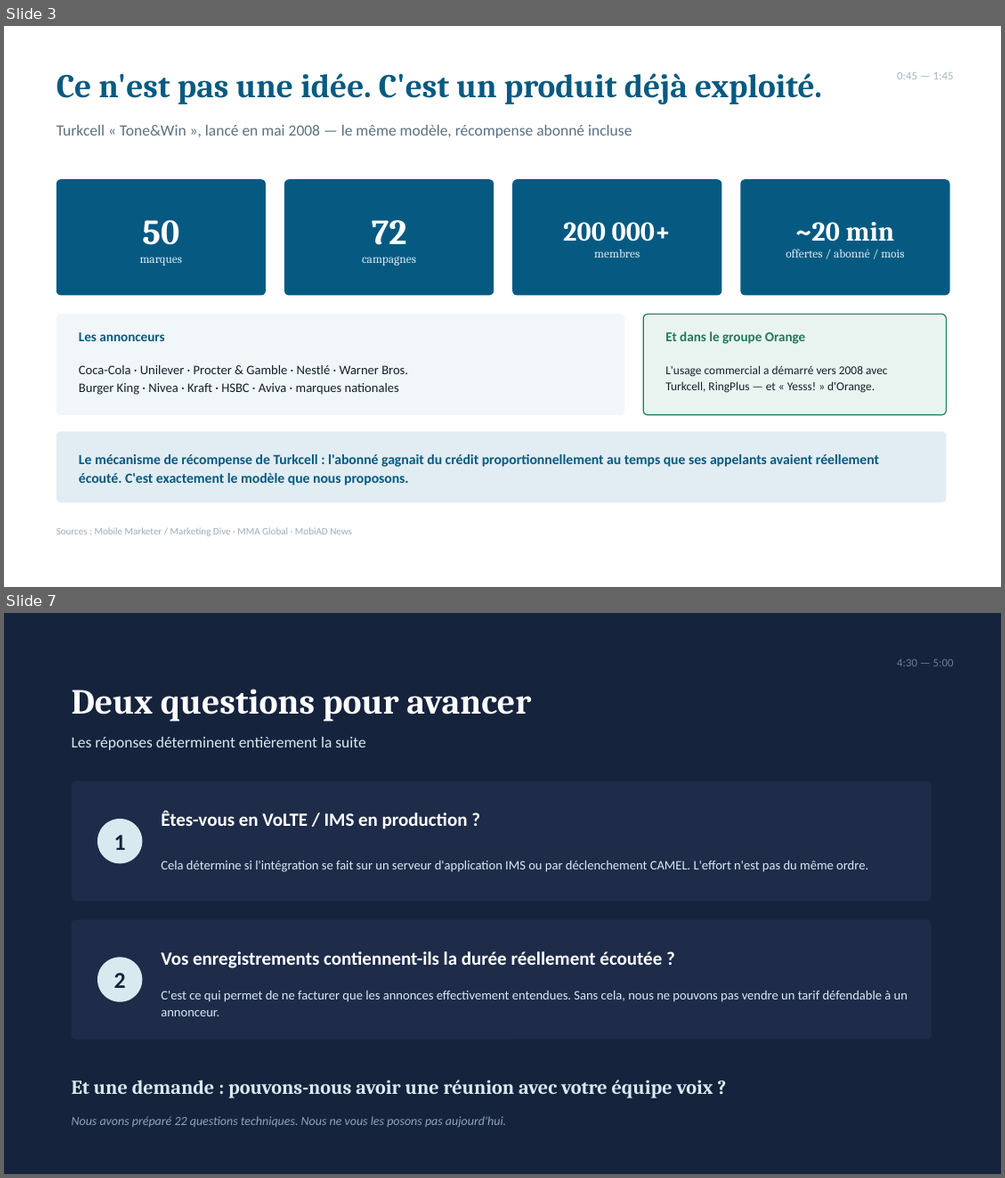
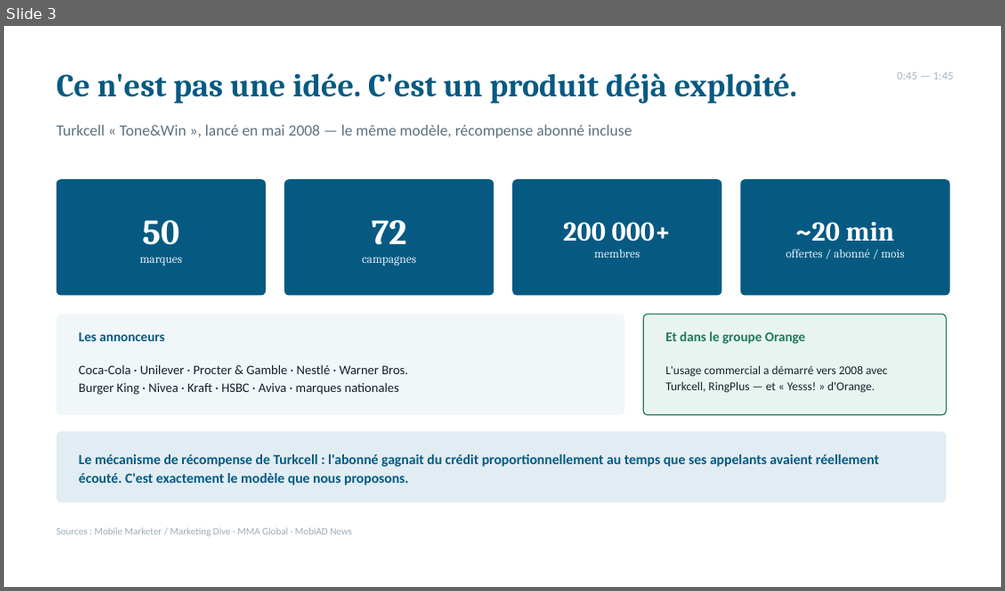
Before and after one commit to techres2boost/mms-consulting, a slide deck: docs/presentation/Call_Com_Orange_Premiere_Rencontre_5min.pptx. Shown one above the other, each under a label of ours: slides 3 and 7 before the commit, slide 3 after it; the slides between them are not shown. The pictures are 1005x1178 and 1005x591 pixels, drawn with LibreOffice and Linux fonts; fonts in the diff are those of the drawing. Boxes give left, top, right and bottom in pixels: in the first picture for what was removed or moved away, otherwise in the second. Text is boxed around its words. In the diff, an @@ line names an element or a change of style, - is before the commit and + after.

```diff
--- a/docs/presentation/Call_Com_Orange_Premiere_Rencontre_5min.pptx
+++ b/docs/presentation/Call_Com_Orange_Premiere_Rencontre_5min.pptx
@@ slide 7 removed at [4, 613, 1001, 1174], background #16233D @@
@@ text removed at [897, 659, 954, 666] @@
-4:30 — 5:00
@@ text removed at [72, 689, 531, 722] @@
-Deux questions pour avancer
@@ text removed at [72, 737, 365, 750] @@
-Les réponses déterminent entièrement la suite
@@ rounded rectangle removed at [72, 781, 931, 900] @@
@@ ellipse removed at [97, 819, 142, 863] @@
@@ text removed at [161, 811, 468, 829] @@
-Êtes-vous en VoLTE / IMS en production ?
@@ text removed at [114, 835, 126, 850] @@
-1
@@ text removed at [161, 860, 868, 872] @@
-Cela détermine si l'intégration se fait sur un serveur d'application IMS ou par déclenchement CAMEL. L'effort n'est pas du même ordre.
@@ rounded rectangle removed at [72, 919, 931, 1039] @@
@@ ellipse removed at [97, 957, 142, 1002] @@
@@ text removed at [161, 951, 662, 968] @@
-Vos enregistrements contiennent-ils la durée réellement écoutée ?
@@ text removed at [114, 973, 126, 988] @@
-2
@@ text removed at [161, 990, 907, 1016] @@
-C'est ce qui permet de ne facturer que les annonces effectivement entendues. Sans cela, nous ne pouvons pas vendre un tarif défendable à un annonceur.
@@ text removed at [72, 1079, 713, 1098] @@
-Et une demande : pouvons-nous avoir une réunion avec votre équipe voix ?
@@ text removed at [72, 1116, 506, 1127] @@
-Nous avons préparé 22 questions techniques. Nous ne vous les posons pas aujourd'hui.
@@ slide 3 changed as well @@
@@ text "Ce n'est pas une idée. ..." at [57, 73, 797, 103]: size 32 to 31 pt @@
```
Also in this commit, not shown: 5 other slides changed, 3 slides added, 2 other slides removed, 6 other files.
